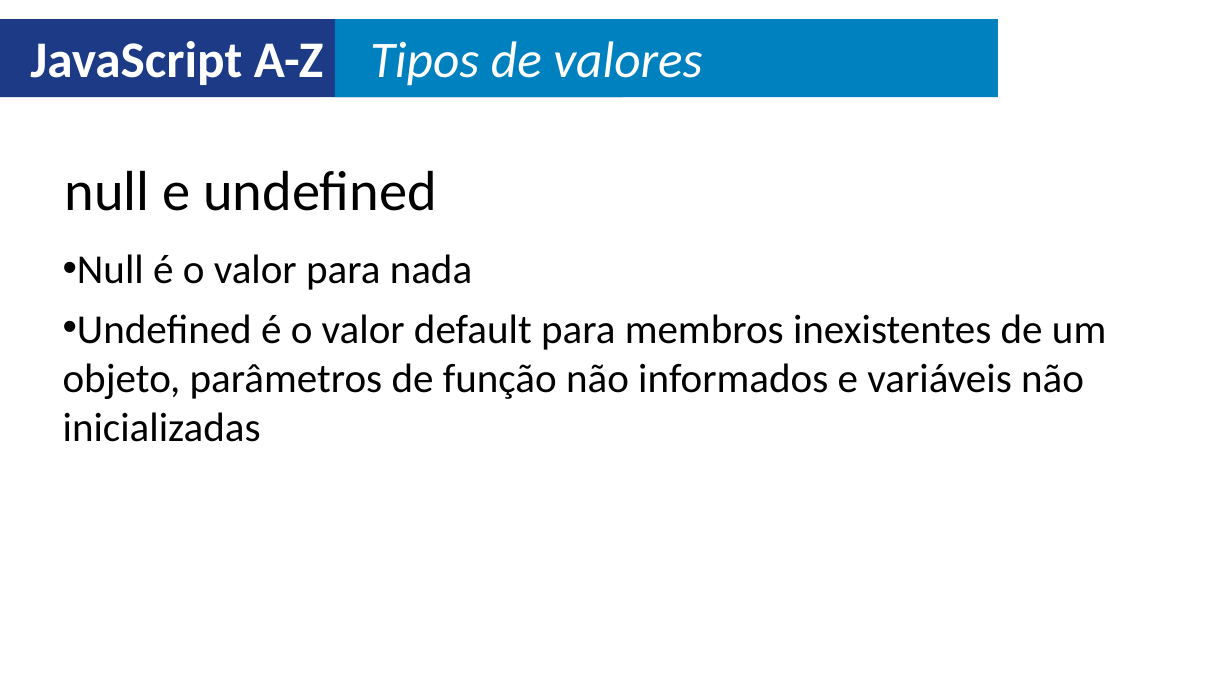
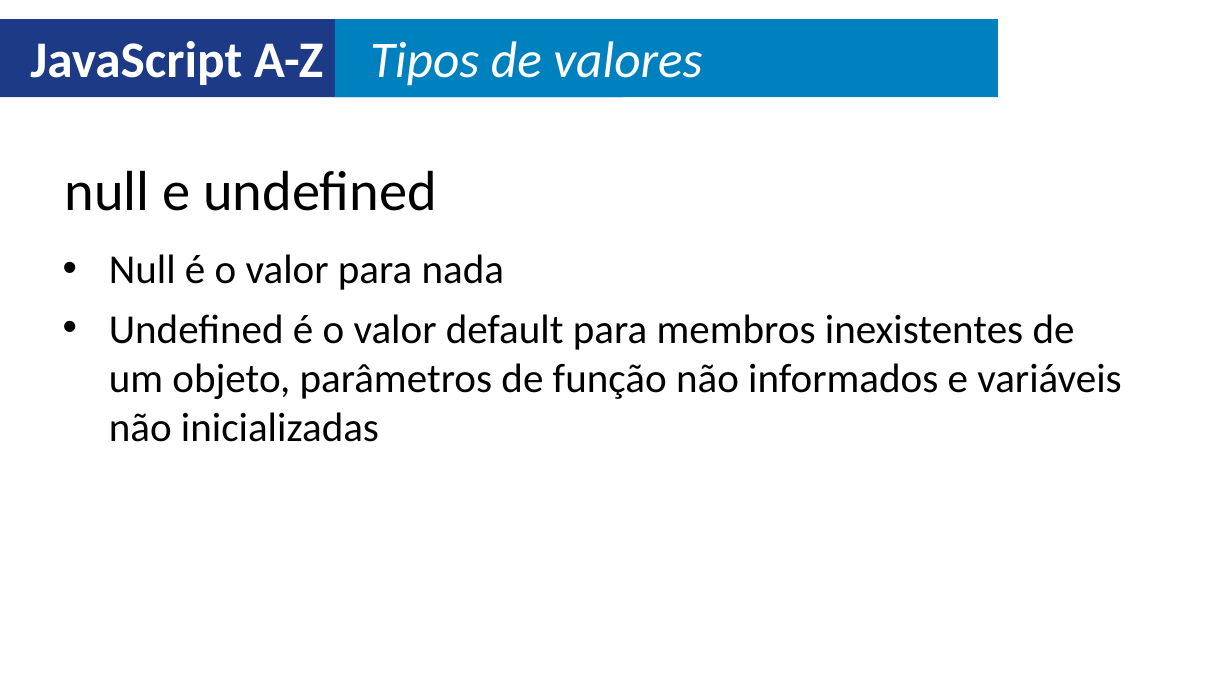
Before and after one commit to ITLab-Academy/Javascript_A_Z, a slide deck: slide 8 of Slides.pptx. Drawn at 1232x693 pixels with LibreOffice and Linux fonts; fonts in the diff are those of the drawing. Boxes give left, top, right and bottom in pixels: in the first picture for what was removed or moved away, otherwise in the second. Text is boxed around its words. In the diff, an @@ line names an element or a change of style, - is before the commit and + after.

```diff
--- a/Slides.pptx
+++ b/Slides.pptx
@@ text "Null é o valor para ..." at <box>109,254,504,290</box>: indent changed @@
@@ text "Undefined é o valor default ..." at <box>109,314,1121,442</box>: indent changed @@
```
Also in this commit, not shown: 20 other slides changed, 4 other files.
